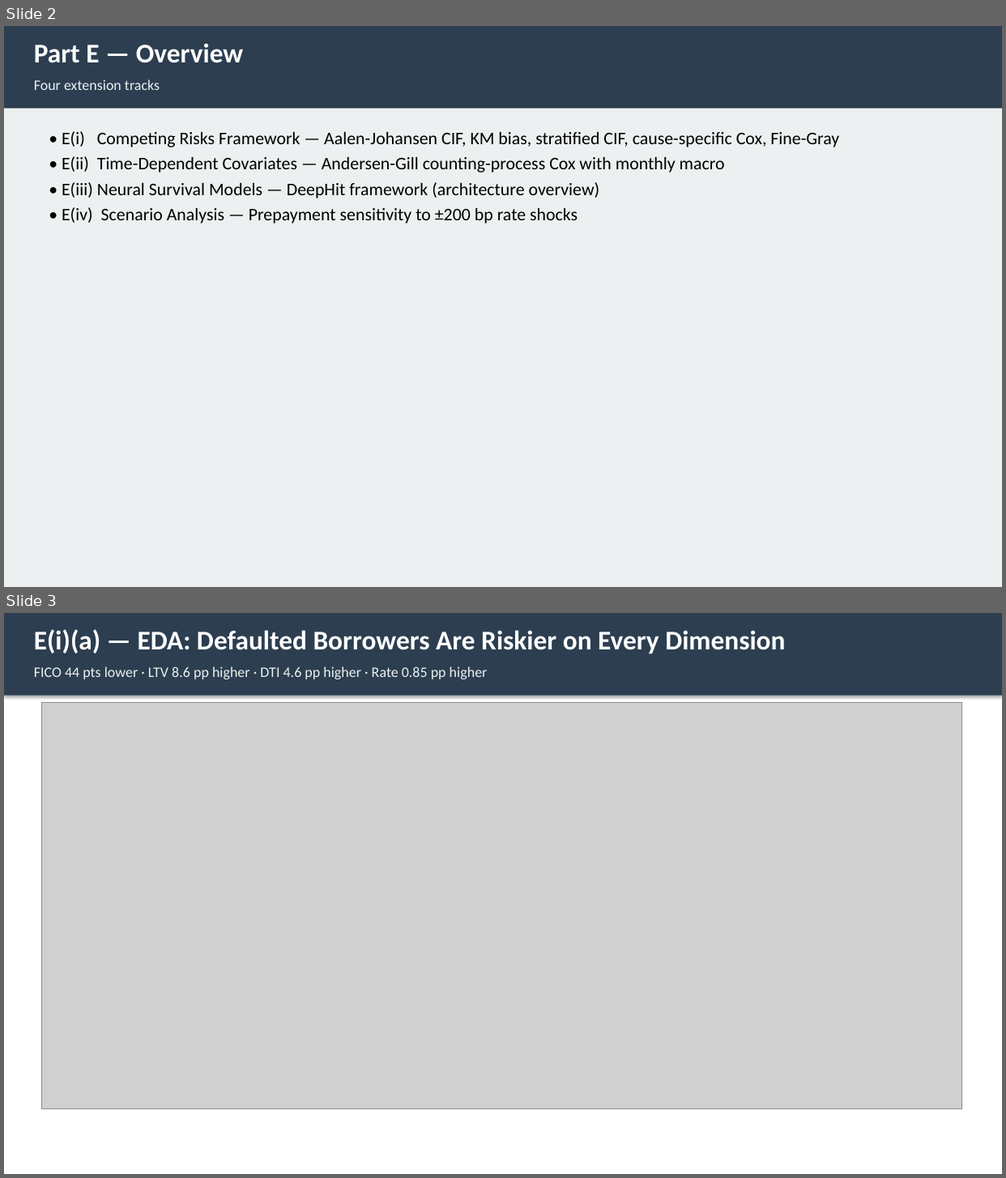
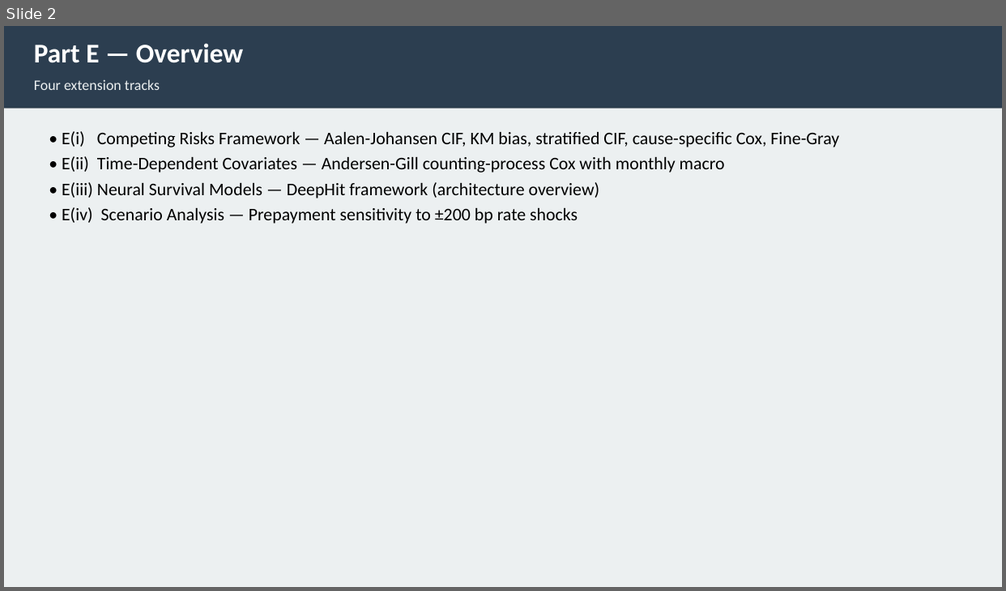
Before and after one commit to liny-r/IR-C-Assignment3, a slide deck: processed/PartE_Presentation.pptx. Shown one above the other, each under a label of ours: slides 2 and 3 before the commit, slide 2 after it. The pictures are 1006x1178 and 1006x591 pixels, drawn with LibreOffice and Linux fonts; fonts in the diff are those of the drawing; grey boxes stand for pictures. Boxes give left, top, right and bottom in pixels: in the first picture for what was removed or moved away, otherwise in the second. Text is boxed around its words. In the diff, an @@ line names an element or a change of style, - is before the commit and + after.

```diff
--- a/processed/PartE_Presentation.pptx
+++ b/processed/PartE_Presentation.pptx
@@ slide 3 removed at (x1=4, y1=613, x2=1002, y2=1174), background #FFFFFF @@
@@ rectangle removed at (x1=4, y1=613, x2=1002, y2=696) @@
@@ text removed at (x1=34, y1=629, x2=785, y2=654) @@
-E(i)(a) — EDA: Defaulted Borrowers Are Riskier on Every Dimension
@@ text removed at (x1=34, y1=666, x2=488, y2=679) @@
-FICO 44 pts lower · LTV 8.6 pp higher · DTI 4.6 pp higher · Rate 0.85 pp higher
@@ picture removed at (x1=41, y1=703, x2=962, y2=1110) @@
```
Also in this commit, not shown: 1 slide changed, 3 slides added, 3 other slides removed, 7 other files.
